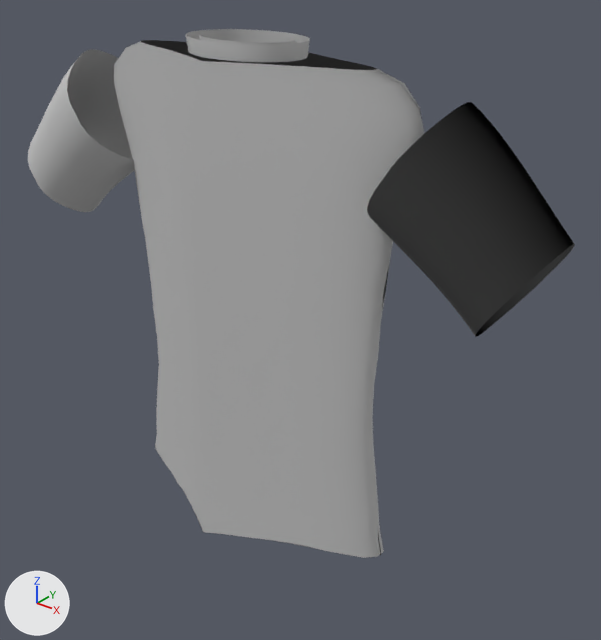
An edit to the glTF model public/models/tshirt.glb, drawn before and after from the same camera.
One viewpoint serves both versions: a 50 mm lens placed at (0.605, -0.668, 0.408), pointed at (0.047, 0.03, -0.024). Arrows for +X, +Y and +Z are at lower left; the lights stay in place. The first picture is the older version. Where no turn or scale is listed for an object, it has been applied to the vertices.

The first picture shows 'Collar', 'LeftSleeve', 'RightSleeve', 'T_Shirt_male'.
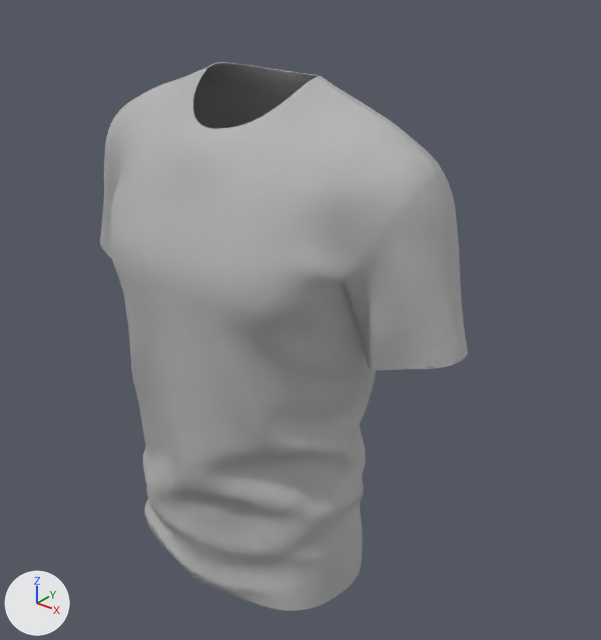
Commit message: fix: replace procedural t-shirt with real Blender model

Diff of the bpy script that builds the scene:
```diff
--- a/public/models/tshirt.glb.py
+++ b/public/models/tshirt.glb.py
@@ img_image_0 @@
+img_image_0 = load_image('Image_0', '_unpacked/Image_0', 1024, 1024, 'Non-Color')
@@ mat_lambert1 @@
+mat_lambert1 = bpy.data.materials.new('lambert1')
+# colours: grey #bcbcbc
+# uses the picture img_image_0
@@ me_t_shirt_male @@
 # used by ob_t_shirt_male; location = (0.0, 0.0, 0.0)
-me_t_shirt_male.from_pydata(...)  # 982 vertices, 1728 faces; spans x -0.215..0.216, y -0.105..0.105, z -0.28..0.28
-me_t_shirt_male.materials.append(mat_garmentmaterial)  # light grey #c0c0c0
+me_t_shirt_male.from_pydata(...)  # 9939 vertices, 19517 faces; spans x -0.276..0.274, y -0.144..0.125, z -0.352..0.261
+# me_t_shirt_male part 1: the loose piece of 882 vertices spanning x -0.215..0.216, y -0.104..0.105, z -0.28..0.28 is rebuilt with 9939 vertices and now spans x -0.276..0.274, y -0.144..0.125, z -0.352..0.261, in mat_lambert1
+# me_t_shirt_male part 2: the loose piece of 50 vertices spanning x -0.195..0.195, y -0.105..0.105, z -0.28 is deleted
+# me_t_shirt_male part 3: the loose piece of 50 vertices spanning x -0.16..0.16, y -0.065..0.065, z 0.28 is deleted
+me_t_shirt_male.materials.append(mat_lambert1)
@@ ob_leftsleeve @@
-ob_leftsleeve = bpy.data.objects.new('LeftSleeve', me_leftsleeve)
-ob_leftsleeve.location = (0.0, 0.0, 0.0)
@@ ob_rightsleeve @@
-ob_rightsleeve = bpy.data.objects.new('RightSleeve', me_rightsleeve)
-ob_rightsleeve.location = (0.0, 0.0, 0.0)
@@ ob_collar @@
-ob_collar = bpy.data.objects.new('Collar', me_collar)
-ob_collar.location = (0.0, 0.0, 0.0)
```

Where the change shows, as pixel boxes [x1, y1, x2, y2] in the pictures (601 x 640 px):
'T_Shirt_male', reshaped (19% wider)
    before: [114, 40, 424, 558]
    after: [100, 62, 468, 611]
'RightSleeve', deleted
    before: [367, 102, 575, 337]
'LeftSleeve', deleted
    before: [28, 49, 134, 212]
'Collar', deleted
    before: [186, 29, 310, 64]
part 1 of me_t_shirt_male, rebuilt (19% wider)
    before: [114, 40, 424, 558]
    after: [100, 62, 468, 611]
part 2 of me_t_shirt_male, deleted
    before: [184, 492, 381, 556]
part 3 of me_t_shirt_male, deleted
    before: [141, 40, 376, 70]
